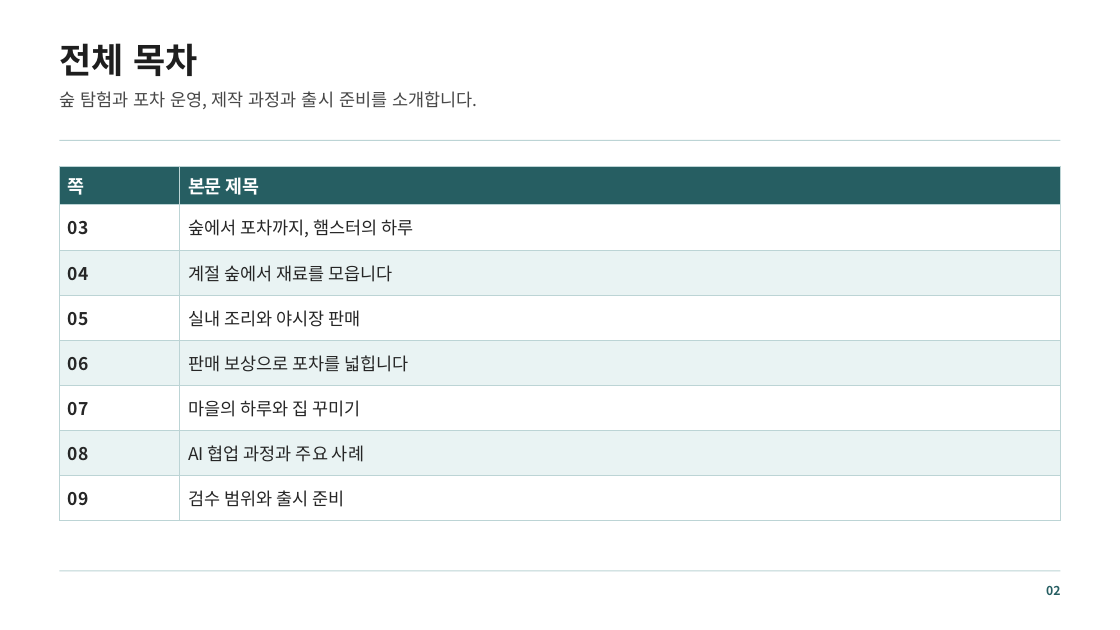
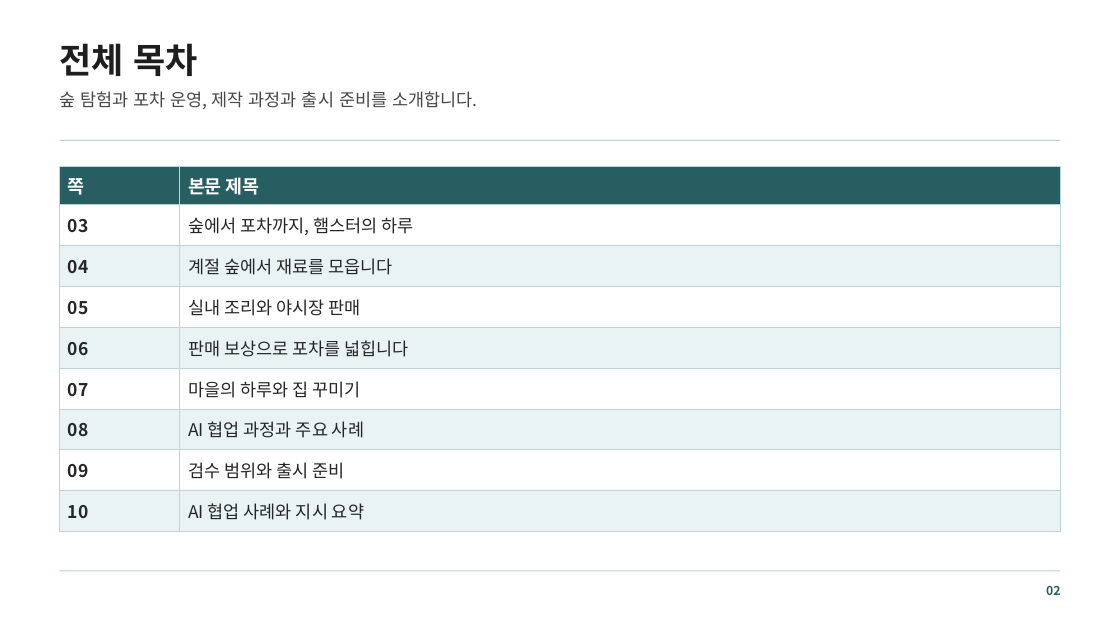
Before and after one commit to mjoon31/mjoon31, a slide deck: slide 2 of docs/assets/resources/ham-pocha/introduction.pptx. Drawn at 1120x630 pixels with LibreOffice and Linux fonts; fonts in the diff are those of the drawing. Boxes give left, top, right and bottom in pixels: in the first picture for what was removed or moved away, otherwise in the second. Text is boxed around its words. In the diff, an @@ line names an element or a change of style, - is before the commit and + after.

```diff
--- a/docs/assets/resources/ham-pocha/introduction.pptx
+++ b/docs/assets/resources/ham-pocha/introduction.pptx
@@ table at [60,166,1061,532] @@
+row 9: 10 | AI 협업 사례와 지시 요약
```
Also in this commit, not shown: 1 other slide changed, 1 slide added, 1 other file.
